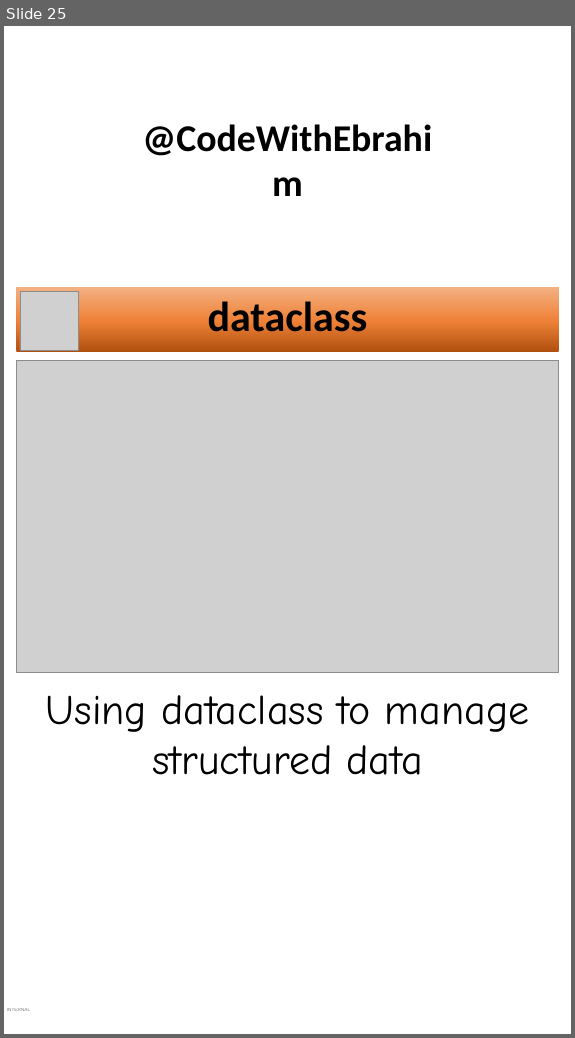
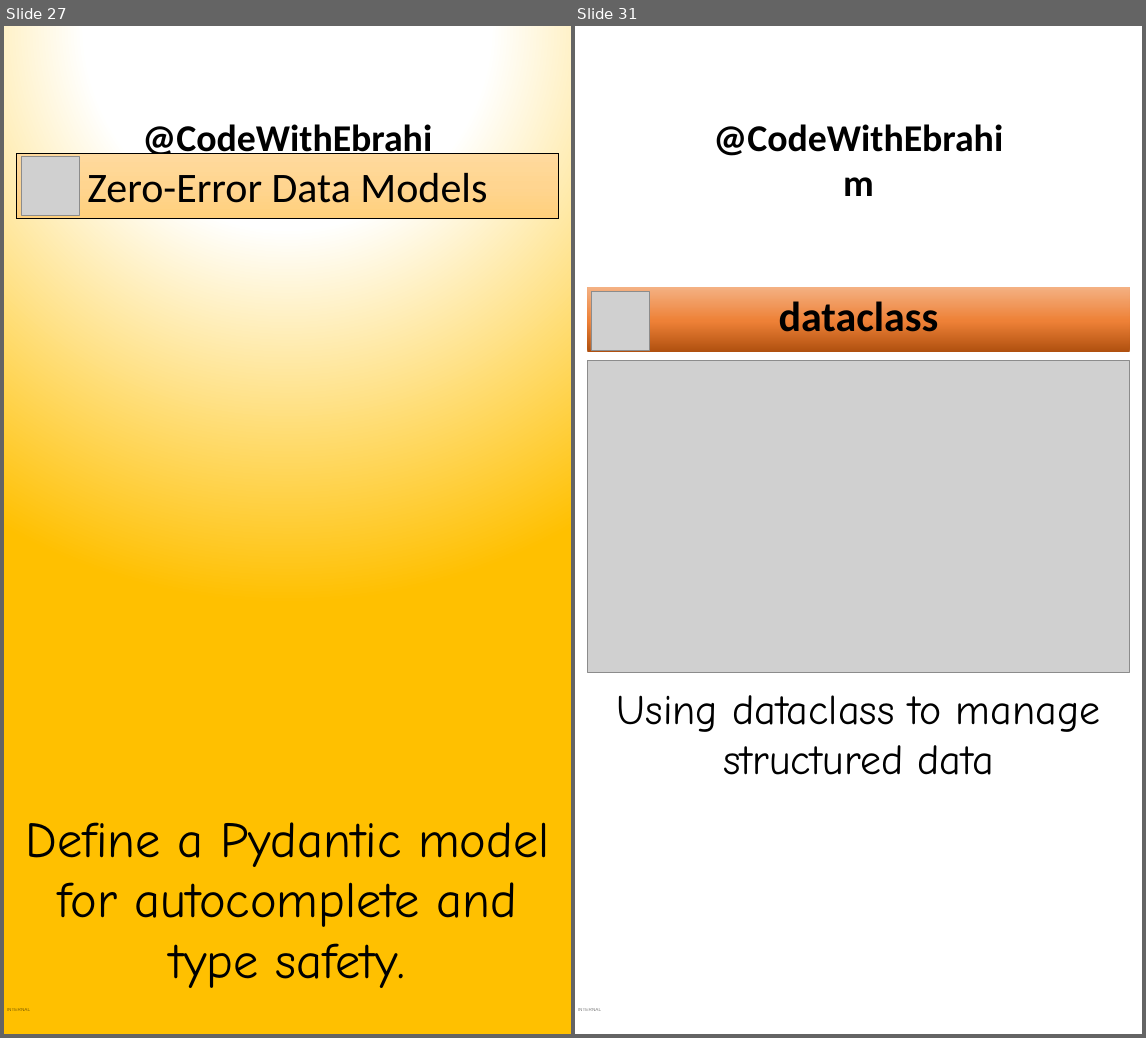
Before and after one commit to ebrahimsalehi1/python_codes, a slide deck: assets/shorts.pptx. Shown side by side, each under a label of ours: slide 25 before the commit, slides 27 and 31 after it; the slides between them are not shown. The pictures are 575x1038 and 1146x1038 pixels, drawn with LibreOffice and Linux fonts; fonts in the diff are those of the drawing; grey boxes stand for pictures; background and template pictures are left out. Boxes give left, top, right and bottom in pixels: in the first picture for what was removed or moved away, otherwise in the second. Text is boxed around its words. In the diff, an @@ line names an element or a change of style, - is before the commit and + after.

```diff
--- a/assets/shorts.pptx
+++ b/assets/shorts.pptx
@@ slide 27 added at [4,26,571,1034], background gradient #FFFFFF to #FFC000; not listed: 2 template elements that a slide beside it also shows @@
@@ rectangle added at [16,153,558,219], fill gradient #FFDB9E to #FFD590 to #FFD07C, outline #000000 1 pt, 60 pt, text #000000 @@
+Zero-Error Data Models
@@ picture added at [21,157,79,215] @@
@@ text added at [25,822,549,988], 72 pt, text #000000 @@
+Define a Pydantic model for autocomplete and type safety.
@@ what was slide 25 is now slide 31 @@
```
Also in this commit, not shown: 5 other slides added, 12 other files.
